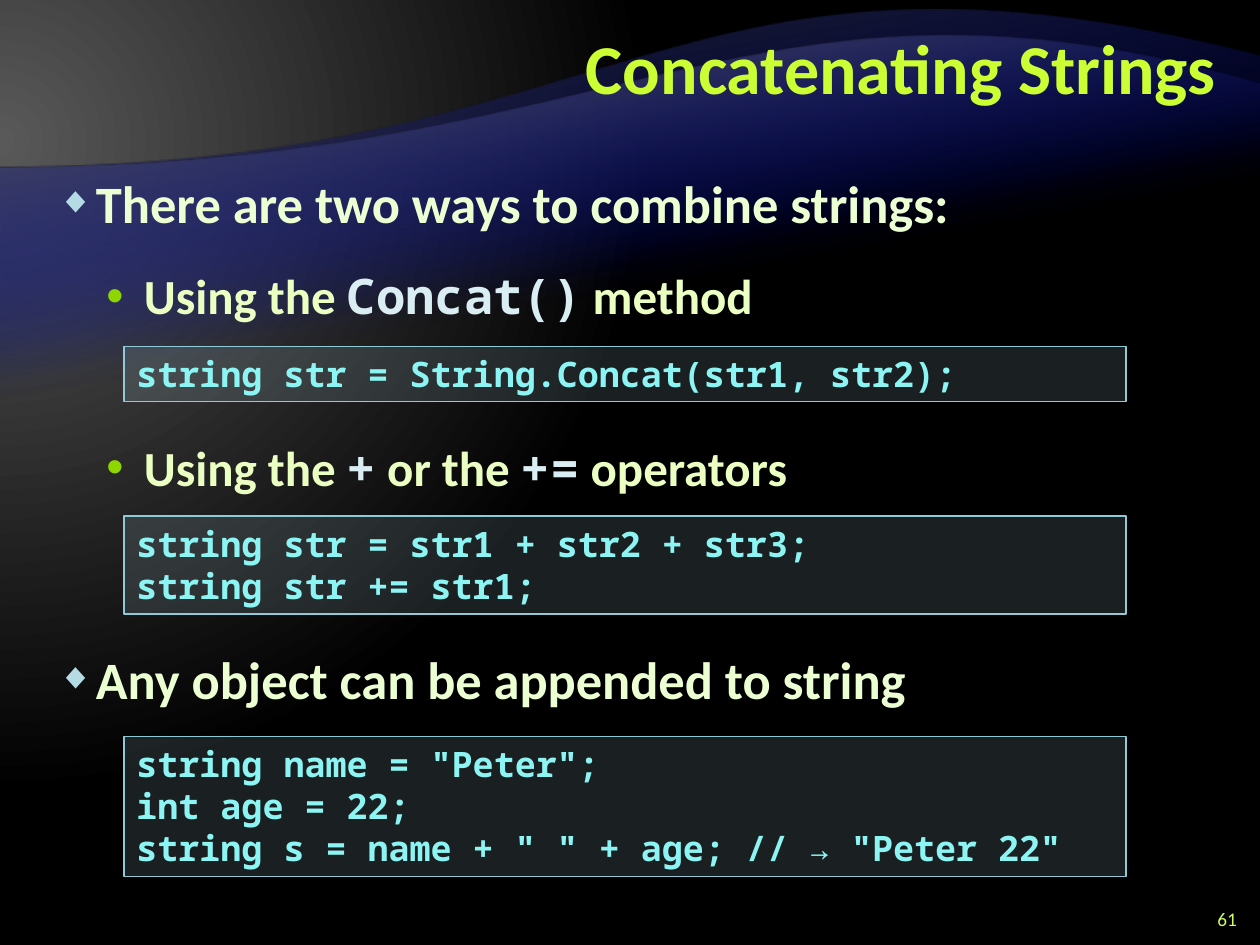
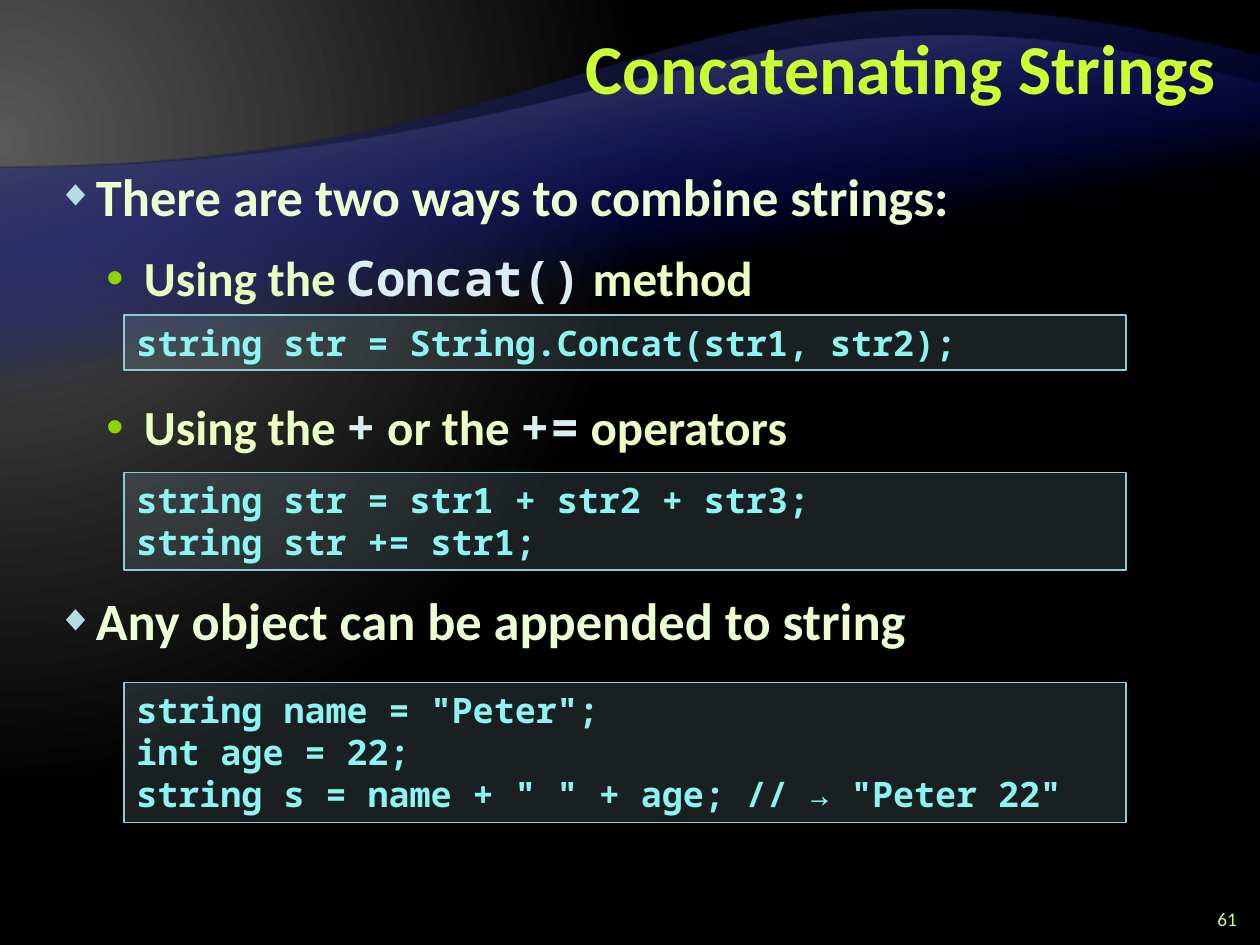
Before and after one commit to Graveheart/aspnetcourse, a slide deck: slide 61 of 2010/lectures/3. CSharp Language Overview - Part II.pptx. Drawn at 1260x945 pixels with LibreOffice and Linux fonts; fonts in the diff are those of the drawing; background and template pictures are left out. Boxes give left, top, right and bottom in pixels: in the first picture for what was removed or moved away, otherwise in the second. Text is boxed around its words. In the diff, an @@ line names an element or a change of style, - is before the commit and + after.

```diff
--- a/2010/lectures/3. CSharp Language Overview - Part II.pptx
+++ b/2010/lectures/3. CSharp Language Overview - Part II.pptx
@@ text "There are two ways to ..." at (96,179,948,649): line spacing 40pt to 1 @@
@@ rectangle "string str = String.Concat(str1, str2);": place and size @@
-rectangle "string str = String.Concat(str1, str2);" at (123,346,1125,402)
+rectangle "string str = String.Concat(str1, str2);" at (123,315,1125,370)
@@ rectangle "string str = str1 + ...": place and size @@
-rectangle "string str = str1 + ..." at (123,517,1125,614)
+rectangle "string str = str1 + ..." at (123,472,1125,570)
@@ rectangle "string name = "Peter";": place and size @@
-rectangle "string name = "Peter";" at (123,737,1125,877)
+rectangle "string name = "Peter";" at (123,683,1125,823)
```
Also in this commit, not shown: 88 other slides changed.
